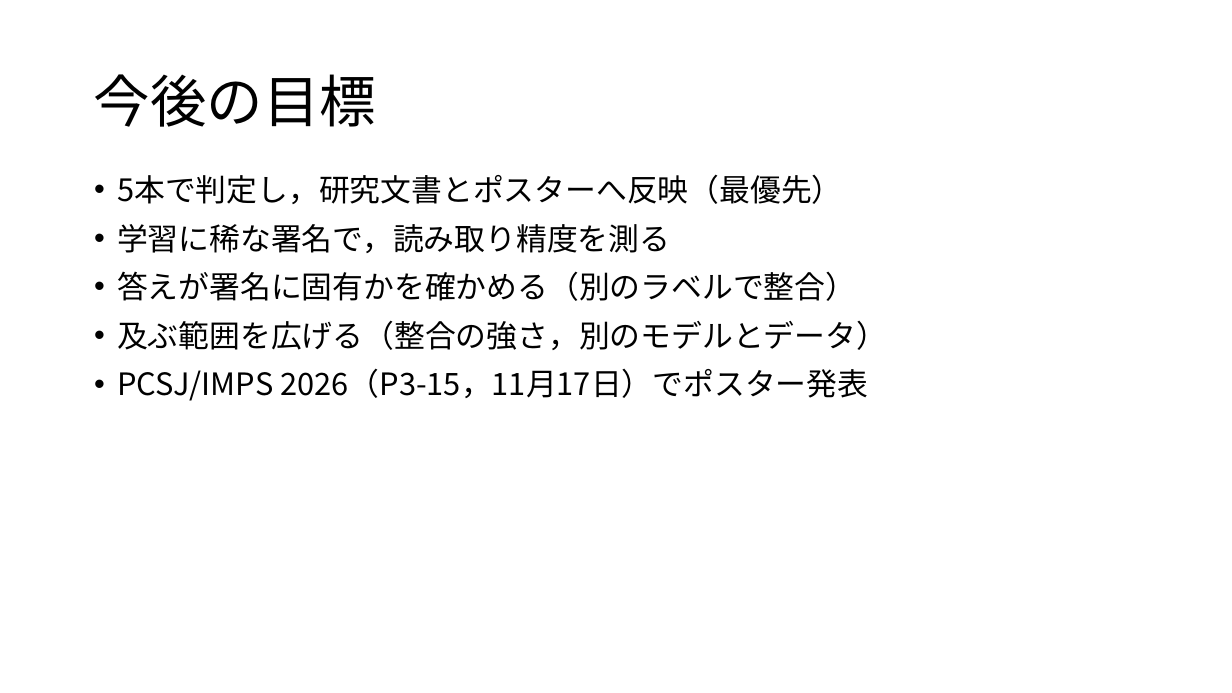
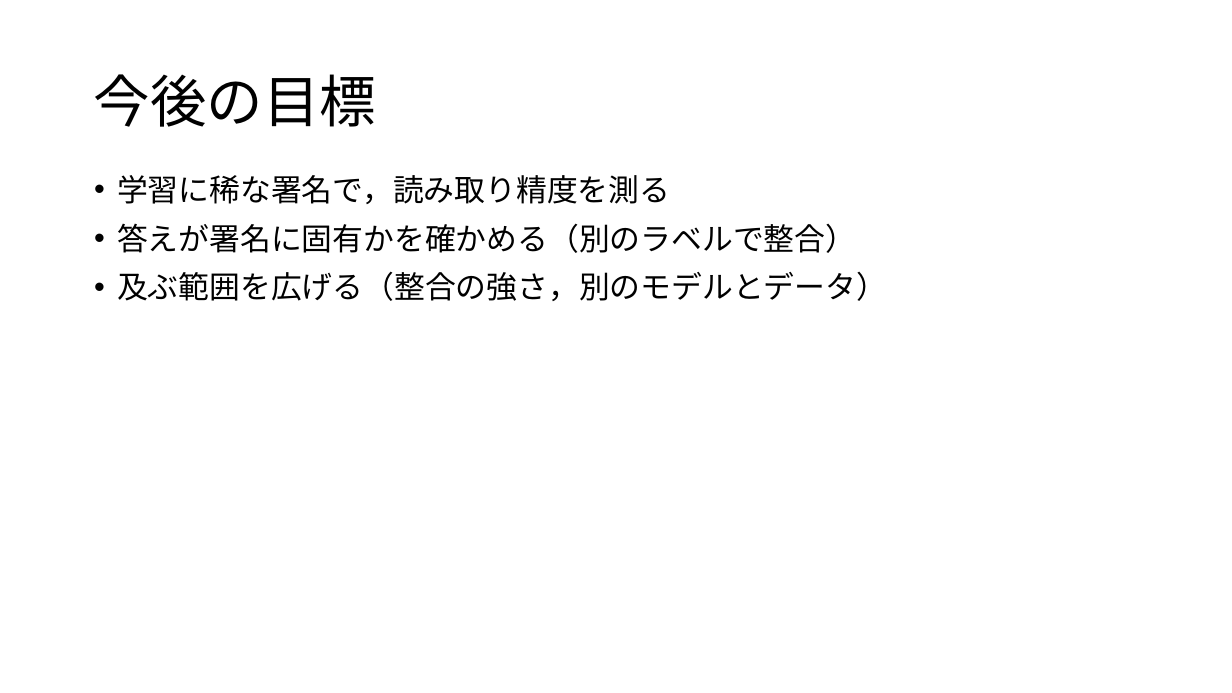
Before and after one commit to tomoking2004/cotar, a slide deck: slide 7 of presentations/20261106_進捗報告.pptx (slide 6 before the commit). Drawn at 1232x693 pixels with LibreOffice and Linux fonts; fonts in the diff are those of the drawing. Boxes give left, top, right and bottom in pixels: in the first picture for what was removed or moved away, otherwise in the second. Text is boxed around its words. In the diff, an @@ line names an element or a change of style, - is before the commit and + after.

Commit message:
docs: put the five-seed result into the seminar deck
- 資料：学習中の報告を，読み方・結果の一覧・読みの3枚に置き換えた
- 資料：ポスターのスライドと，今回したこと・今後の目標のポスターの項目を外した
- principles.md：進捗報告にポスターの作業の話は載せない，を規定にした

```diff
--- a/presentations/20261106_進捗報告.pptx
+++ b/presentations/20261106_進捗報告.pptx
@@ text at <box>117,174,843,204</box>: paragraph removed @@
-• 5本で判定し，研究文書とポスターへ反映（最優先）
@@ text at <box>117,175,670,204</box>: less space between paragraphs @@
@@ text at <box>117,368,868,401</box>: paragraph removed @@
-• PCSJ/IMPS 2026（P3-15，11月17日）でポスター発表
```
Also in this commit, not shown: 1 other slide changed, 3 slides added, 2 slides removed, 1 other file.
